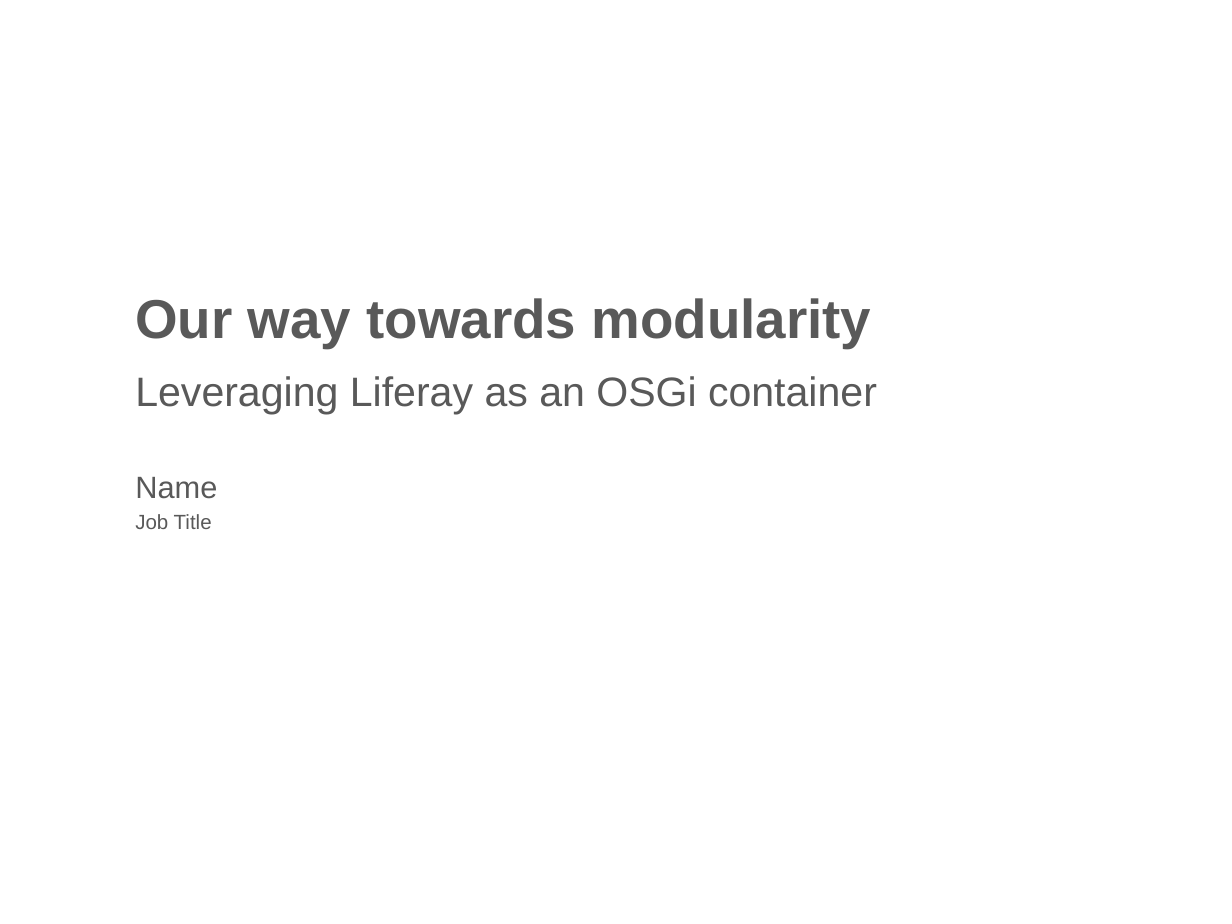
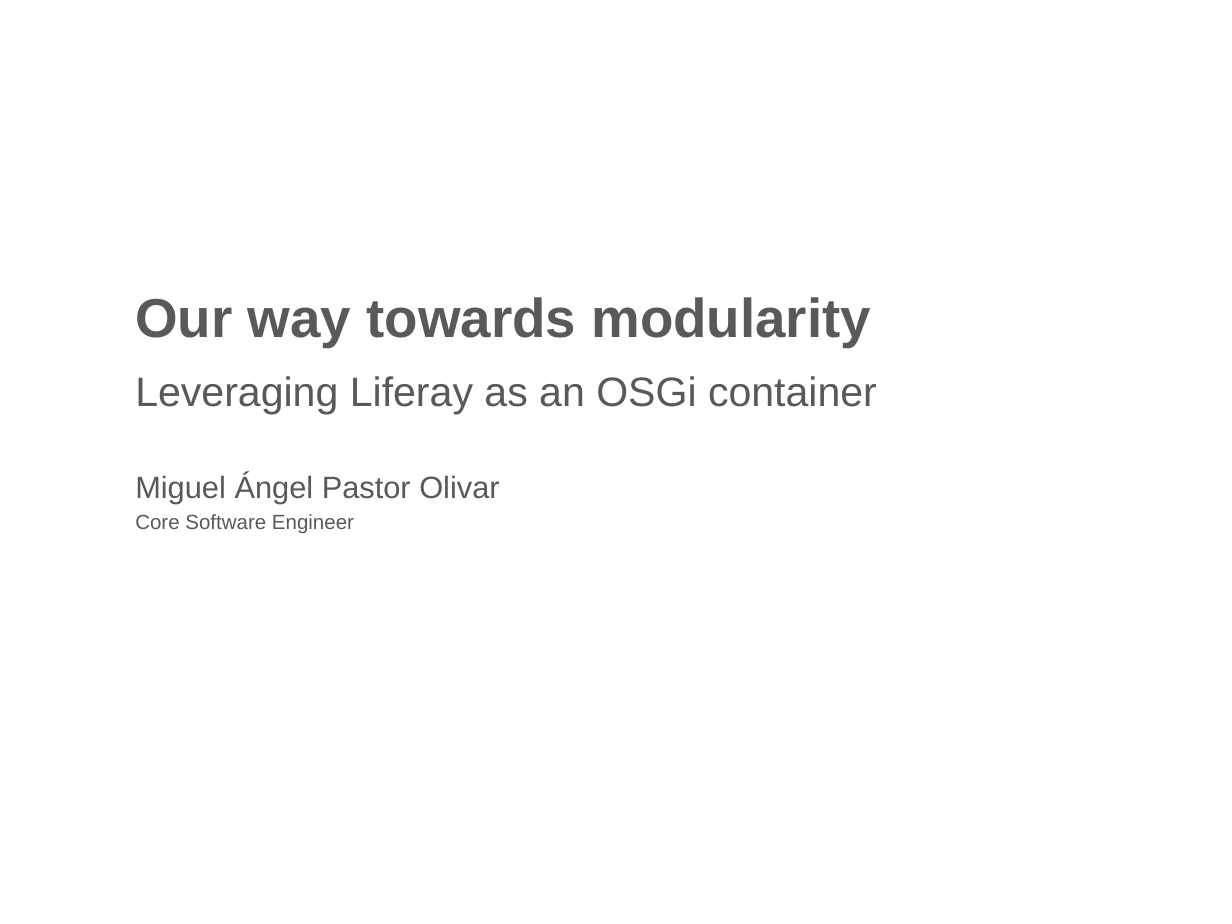
Before and after one commit to codyhoag/liferay-tech-talks, a slide deck: slide 1 of liferay-modularity-devcon2013/LiferayModularity-2013DEVCON.pptx. Drawn at 1232x924 pixels with LibreOffice and Linux fonts; fonts in the diff are those of the drawing; background and template pictures are left out. Boxes give left, top, right and bottom in pixels: in the first picture for what was removed or moved away, otherwise in the second. Text is boxed around its words. In the diff, an @@ line names an element or a change of style, - is before the commit and + after.

```diff
--- a/liferay-modularity-devcon2013/LiferayModularity-2013DEVCON.pptx
+++ b/liferay-modularity-devcon2013/LiferayModularity-2013DEVCON.pptx
@@ text at (135, 474, 499, 504): text changed @@
-Name
+Miguel Ángel Pastor Olivar
@@ text at (135, 514, 354, 534): text changed @@
-Job Title
+Core Software Engineer
```
Also in this commit, not shown: 1 other slide changed, 8 slides added.
